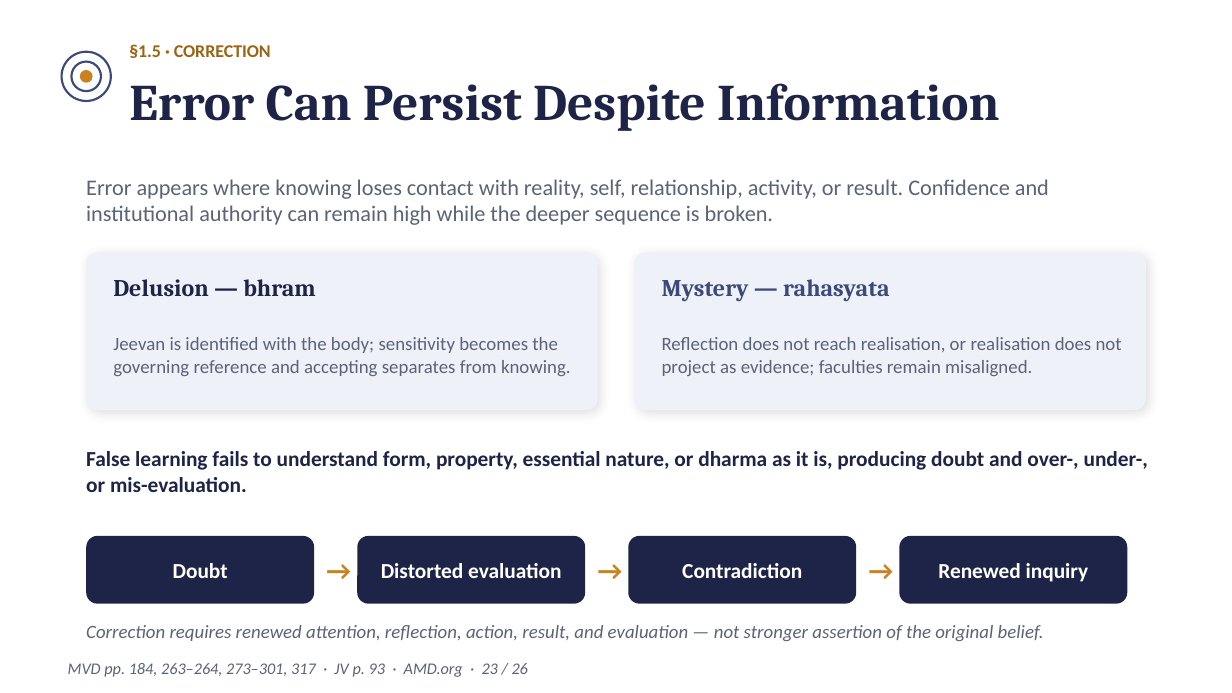
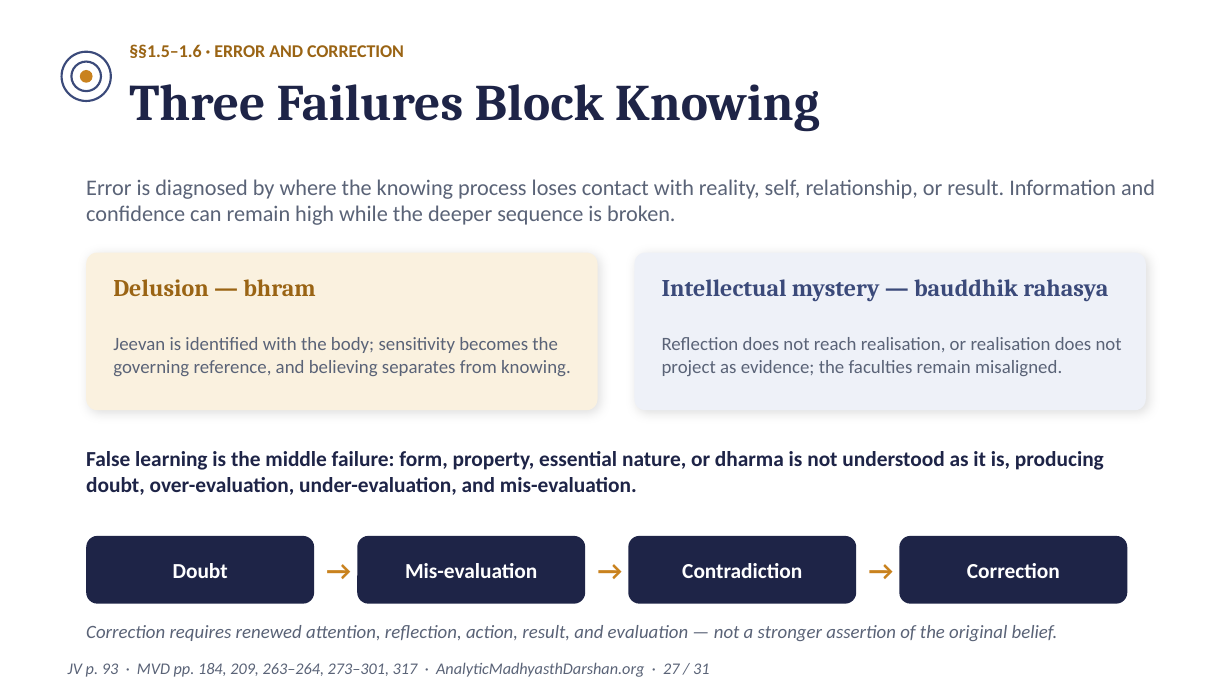
Before and after one commit to raghavamohan/AnalyticMadhyasthDarshan, a slide deck: slide 27 of Studies/The-Epistemology-of-Coexistence/The-Epistemology-of-Coexistence-Madhyasth-Darshan.pptx (slide 23 before the commit). Drawn at 1232x693 pixels with LibreOffice and Linux fonts; fonts in the diff are those of the drawing. Boxes give left, top, right and bottom in pixels: in the first picture for what was removed or moved away, otherwise in the second. Text is boxed around its words. In the diff, an @@ line names an element or a change of style, - is before the commit and + after.

```diff
--- a/Studies/The-Epistemology-of-Coexistence/The-Epistemology-of-Coexistence-Madhyasth-Darshan.pptx
+++ b/Studies/The-Epistemology-of-Coexistence/The-Epistemology-of-Coexistence-Madhyasth-Darshan.pptx
@@ text at (129, 44, 404, 58): text changed @@
-§1.5 · CORRECTION
+§§1.5–1.6 · ERROR AND CORRECTION
@@ text at (129, 84, 820, 131): text changed @@
-Error Can Persist Despite Information
+Three Failures Block Knowing
@@ text at (86, 179, 1155, 225): text changed @@
-Error appears where knowing loses contact with reality, self, relationship, activity, or result. Confidence and institutional authority can remain high while the deeper sequence is broken.
+Error is diagnosed by where the knowing process loses contact with reality, self, relationship, or result. Information and confidence can remain high while the deeper sequence is broken.
@@ rounded rectangle at (86, 253, 598, 410): fill #EEF1F8 to #FAF1DF @@
@@ text "Delusion — bhram" at (113, 279, 315, 296): text colour #1E2447 to #9A6414 @@
@@ text at (662, 279, 1108, 301): text changed @@
-Mystery — rahasyata
+Intellectual mystery — bauddhik rahasya
@@ text at (113, 337, 571, 376): text changed @@
-Jeevan is identified with the body; sensitivity becomes the governing reference and accepting separates from knowing.
+Jeevan is identified with the body; sensitivity becomes the governing reference, and believing separates from knowing.
@@ text at (662, 337, 1122, 376): text changed @@
-Reflection does not reach realisation, or realisation does not project as evidence; faculties remain misaligned.
+Reflection does not reach realisation, or realisation does not project as evidence; the faculties remain misaligned.
@@ text at (86, 451, 1104, 495): text changed @@
-False learning fails to understand form, property, essential nature, or dharma as it is, producing doubt and over-, under-, or mis-evaluation.
+False learning is the middle failure: form, property, essential nature, or dharma is not understood as it is, producing doubt, over-evaluation, under-evaluation, and mis-evaluation.
@@ text at (405, 563, 537, 578): text changed @@
-Distorted evaluation
+Mis-evaluation
@@ text at (967, 563, 1060, 578): text changed @@
-Renewed inquiry
+Correction
@@ text at (86, 625, 1058, 641): text changed @@
-Correction requires renewed attention, reflection, action, result, and evaluation — not stronger assertion of the original belief.
+Correction requires renewed attention, reflection, action, result, and evaluation — not a stronger assertion of the original belief.
@@ text at (68, 662, 709, 677): text changed @@
-MVD pp. 184, 263–264, 273–301, 317 · JV p. 93 · AMD.org · 23 / 26
+JV p. 93 · MVD pp. 184, 209, 263–264, 273–301, 317 · AnalyticMadhyasthDarshan.org · 27 / 31
```
Also in this commit, not shown: 17 other slides changed, 13 slides added, 8 slides removed.
